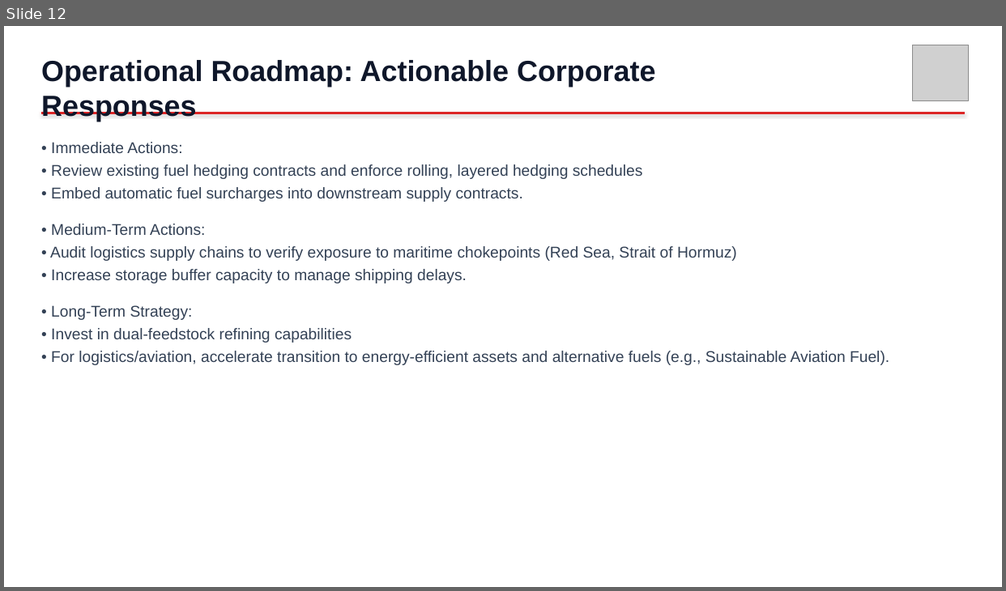
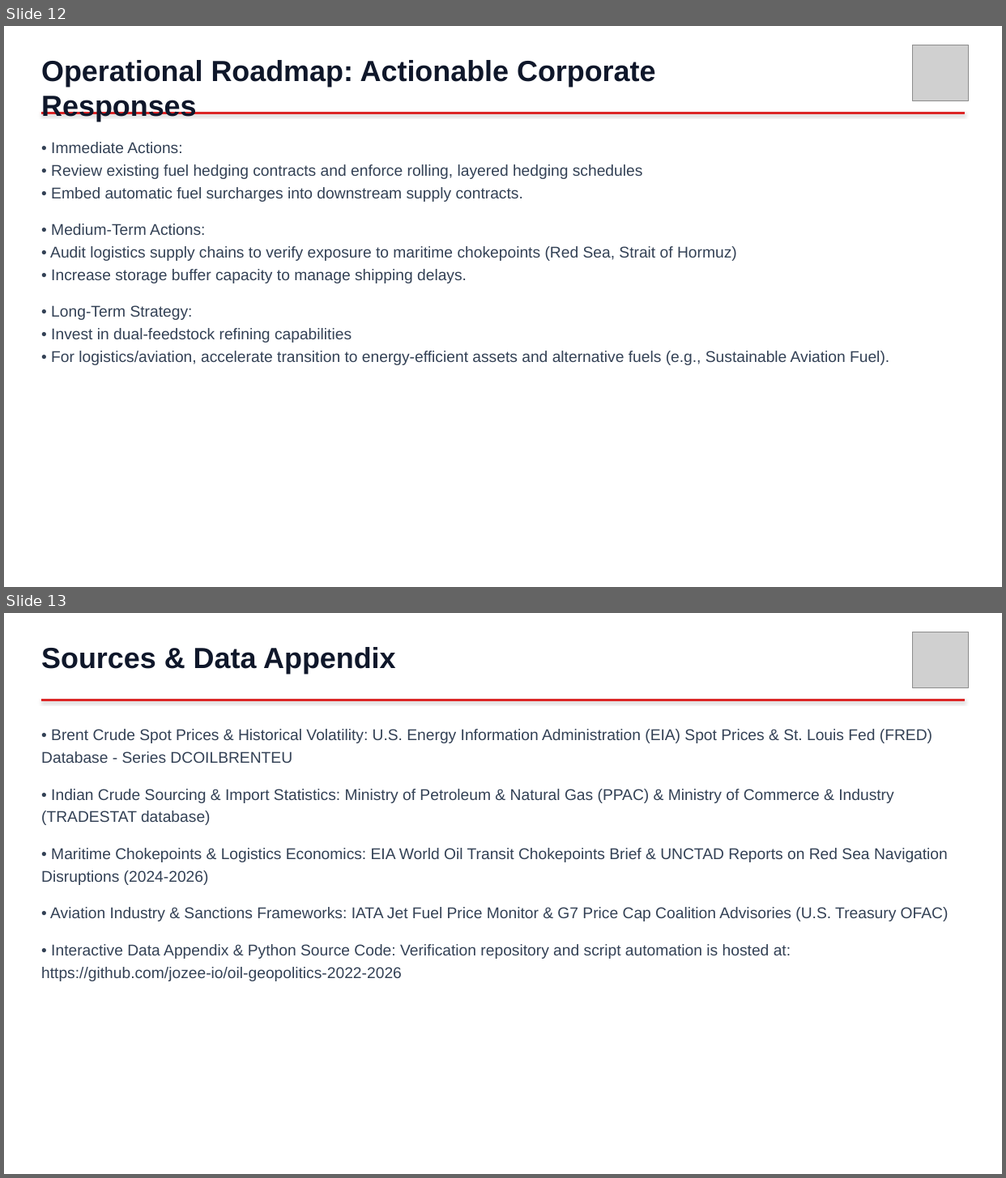
Before and after one commit to jozee-io/oil-geopolitics-2022-2026, a slide deck: Geopolitical_Oil_Research_Presentation.pptx. Shown one above the other, each under a label of ours: slide 12 before the commit, slides 12 and 13 after it. The pictures are 1006x591 and 1006x1178 pixels, drawn with LibreOffice and Linux fonts; fonts in the diff are those of the drawing; grey boxes stand for pictures. Boxes give left, top, right and bottom in pixels: in the first picture for what was removed or moved away, otherwise in the second. Text is boxed around its words. In the diff, an @@ line names an element or a change of style, - is before the commit and + after.

```diff
--- a/Geopolitical_Oil_Research_Presentation.pptx
+++ b/Geopolitical_Oil_Research_Presentation.pptx
@@ slide 13 added at (4, 613, 1002, 1174), background #FFFFFF @@
@@ picture added at (912, 632, 968, 688) @@
@@ text added at (41, 647, 396, 674), 28 pt, text #0F172A, bold @@
+Sources & Data Appendix
@@ rectangle added at (41, 699, 965, 700), fill #DC2626, outline #DC2626 0.75 pt @@
@@ text added at (41, 729, 948, 982), 15 pt, text #334155 @@
+• Brent Crude Spot Prices & Historical Volatility: U.S. Energy Information Administration (EIA) Spot Prices & St. Louis Fed (FRED) Database - Series DCOILBRENTEU
+• Indian Crude Sourcing & Import Statistics: Ministry of Petroleum & Natural Gas (PPAC) & Ministry of Commerce & Industry (TRADESTAT database)
+• Maritime Chokepoints & Logistics Economics: EIA World Oil Transit Chokepoints Brief & UNCTAD Reports on Red Sea Navigation Disruptions (2024-2026)
+• Aviation Industry & Sanctions Frameworks: IATA Jet Fuel Price Monitor & G7 Price Cap Coalition Advisories (U.S. Treasury OFAC)
+• Interactive Data Appendix & Python Source Code: Verification repository and script automation is hosted at: https://github.com/jozee-io/oil-geopolitics-2022-2026
```
Also in this commit, not shown: 1 other file.
